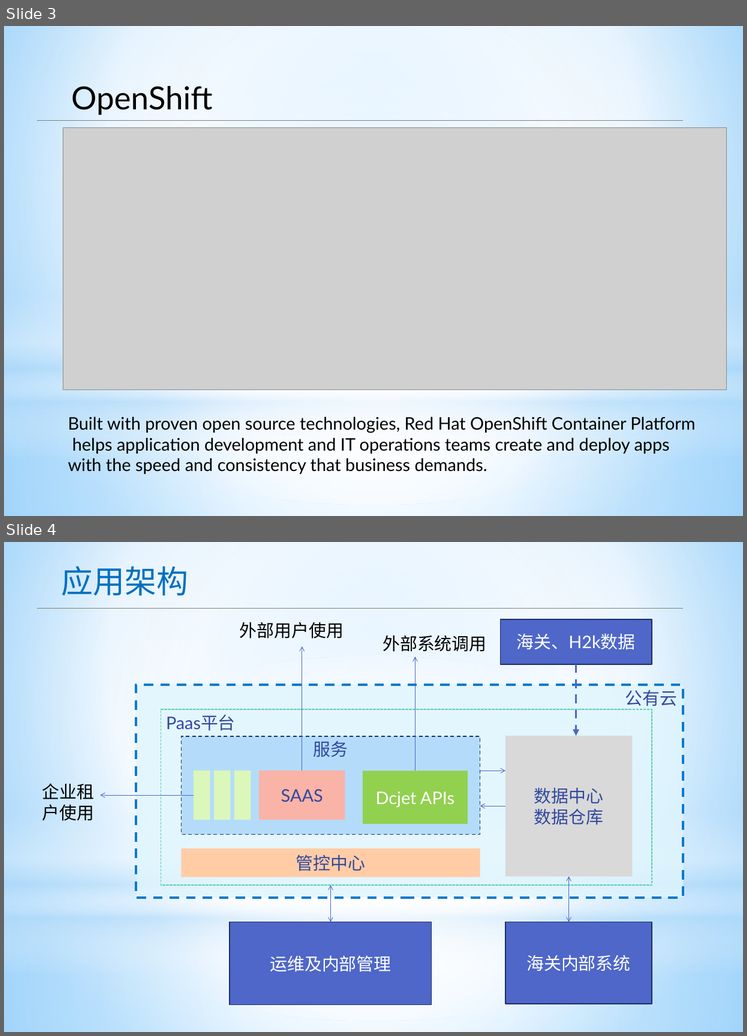
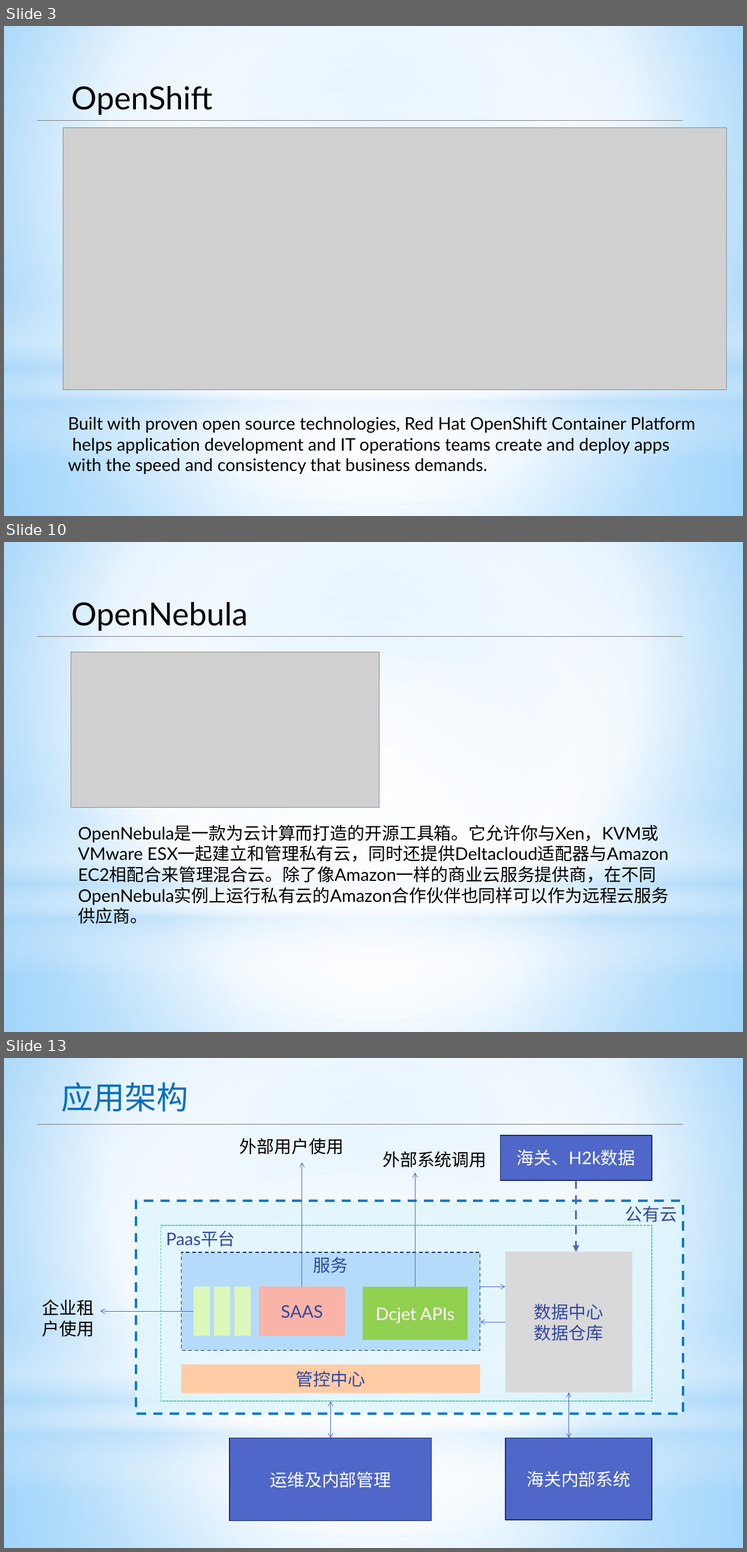
Before and after one commit to apporoad/DesignAndScheme2017, a slide deck: c云服务架构/Saas&Paas架构设计.pptx. Shown one above the other, each under a label of ours: slides 3 and 4 before the commit, slides 3, 10 and 13 after it; the slides between them are not shown. The pictures are 747x1036 and 747x1552 pixels, drawn with LibreOffice and Linux fonts; fonts in the diff are those of the drawing; grey boxes stand for pictures. Boxes give left, top, right and bottom in pixels: in the first picture for what was removed or moved away, otherwise in the second. Text is boxed around its words. In the diff, an @@ line names an element or a change of style, - is before the commit and + after.

```diff
--- a/c云服务架构/Saas&Paas架构设计.pptx
+++ b/c云服务架构/Saas&Paas架构设计.pptx
@@ slide 10 added at (4,542,743,1032), background gradient #9ED5FF to #FFFFFF to #5BB9FF; not listed: 4 template elements that a slide beside it also shows @@
@@ text added at (71,602,248,631), 44 pt, text #000000 @@
+OpenNebula
@@ line added from (37, 636) to (683, 636), #808080 0.75 pt @@
@@ picture added at (71,652,380,808) @@
@@ text added at (78,825,669,924), 24 pt, text #000000 @@
+OpenNebula是一款为云计算而打造的开源工具箱。它允许你与Xen，KVM或VMware ESX一起建立和管理私有云，同时还提供Deltacloud适配器与Amazon EC2相配合来管理混合云。除了像Amazon一样的商业云服务提供商，在不同OpenNebula实例上运行私有云的Amazon合作伙伴也同样可以作为远程云服务供应商。
@@ what was slide 4 is now slide 13 @@
```
Also in this commit, not shown: 1 slide changed, 8 other slides added.
